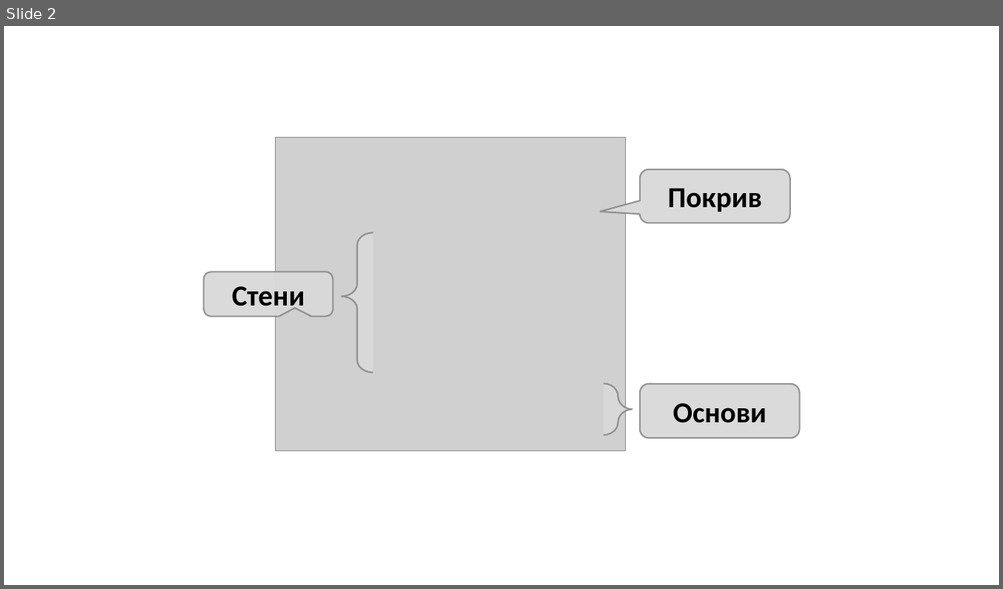
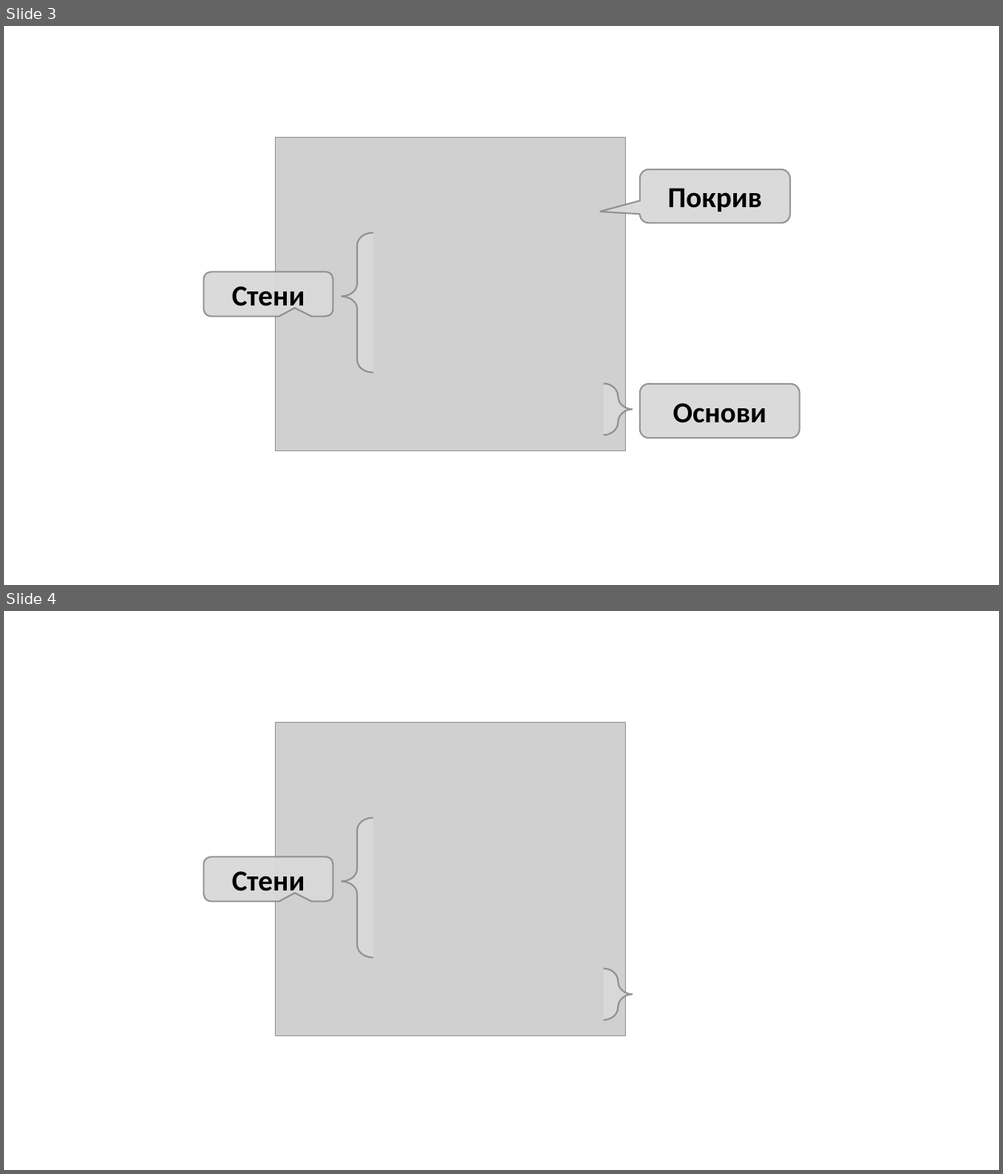
Before and after one commit to SoftUni/Programming-Basics-Book-CSharp-BG, a slide deck: assets/chapter-6-images/chapter-6-images.pptx. Shown one above the other, each under a label of ours: slide 2 before the commit, slides 3 and 4 after it. The pictures are 1003x589 and 1003x1174 pixels, drawn with LibreOffice and Linux fonts; fonts in the diff are those of the drawing; grey boxes stand for pictures. Boxes give left, top, right and bottom in pixels: in the first picture for what was removed or moved away, otherwise in the second. Text is boxed around its words. In the diff, an @@ line names an element or a change of style, - is before the commit and + after.

```diff
--- a/assets/chapter-6-images/chapter-6-images.pptx
+++ b/assets/chapter-6-images/chapter-6-images.pptx
@@ slide 4 added at (4, 611, 999, 1170), background #FFFFFF @@
@@ picture added at (276, 722, 626, 1036) @@
@@ left brace added at (341, 817, 373, 958), fill #D9D9D9 at 95% opacity, outline #808080 1.5 pt @@
@@ rounded speech box added at (204, 857, 333, 902), fill #D9D9D9 at 95% opacity, outline #808080 1.5 pt, 28 pt, text #000000, bold @@
+Стени
@@ right brace added at (603, 969, 632, 1021), fill #D9D9D9 at 95% opacity, outline #808080 1.5 pt @@
@@ what was slide 2 is now slide 3 @@
```
Also in this commit, not shown: 4 other slides added, 4 other files.
